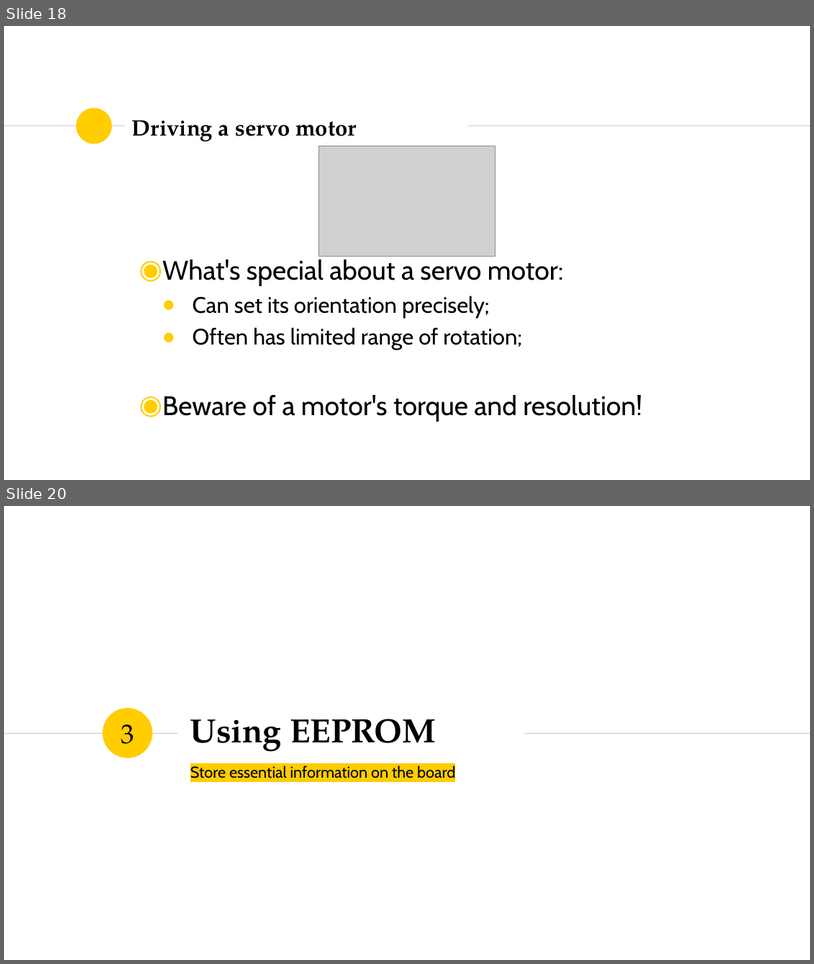
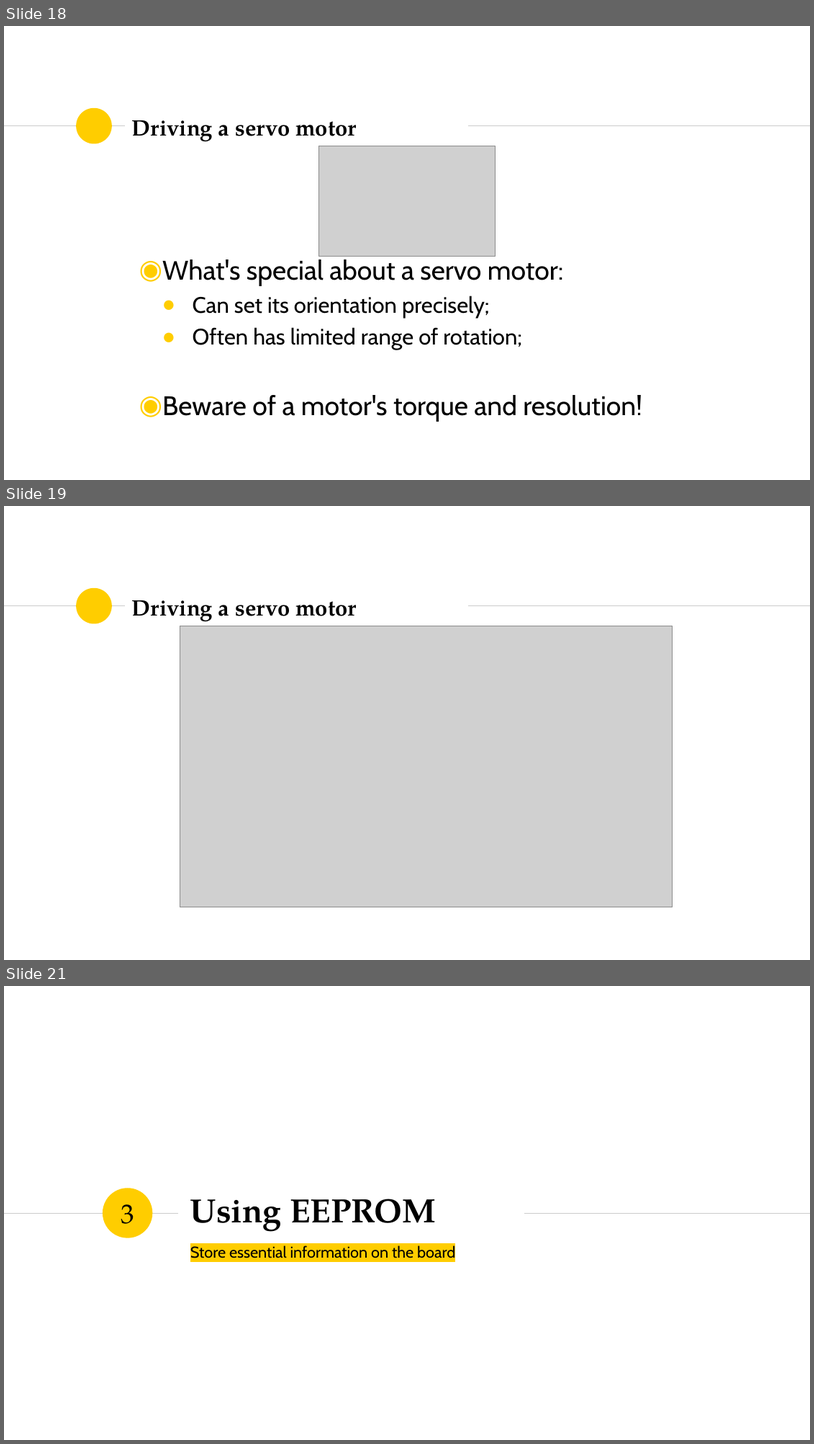
Before and after one commit to SSTIA/arduino-seminar, a slide deck: slides/ArduinoSeminar1.pptx. Shown one above the other, each under a label of ours: slides 18 and 20 before the commit, slides 18, 19 and 21 after it; the slides between them are not shown. The pictures are 814x964 and 814x1444 pixels, drawn with LibreOffice and Linux fonts; fonts in the diff are those of the drawing; grey boxes stand for pictures. Boxes give left, top, right and bottom in pixels: in the first picture for what was removed or moved away, otherwise in the second. Text is boxed around its words. In the diff, an @@ line names an element or a change of style, - is before the commit and + after.

```diff
--- a/slides/ArduinoSeminar1.pptx
+++ b/slides/ArduinoSeminar1.pptx
@@ slide 19 added at bbox=[4, 506, 810, 960], background #FFFFFF; not listed: 3 template elements that a slide beside it also shows @@
@@ title added at bbox=[132, 600, 356, 622], 26.6 pt, text #000000, bold @@
+Driving a servo motor
@@ picture added at bbox=[180, 626, 672, 907] @@
@@ what was slide 20 is now slide 21 @@
```
Also in this commit, not shown: 2 slides changed, 5 other slides added, 2 other files.
